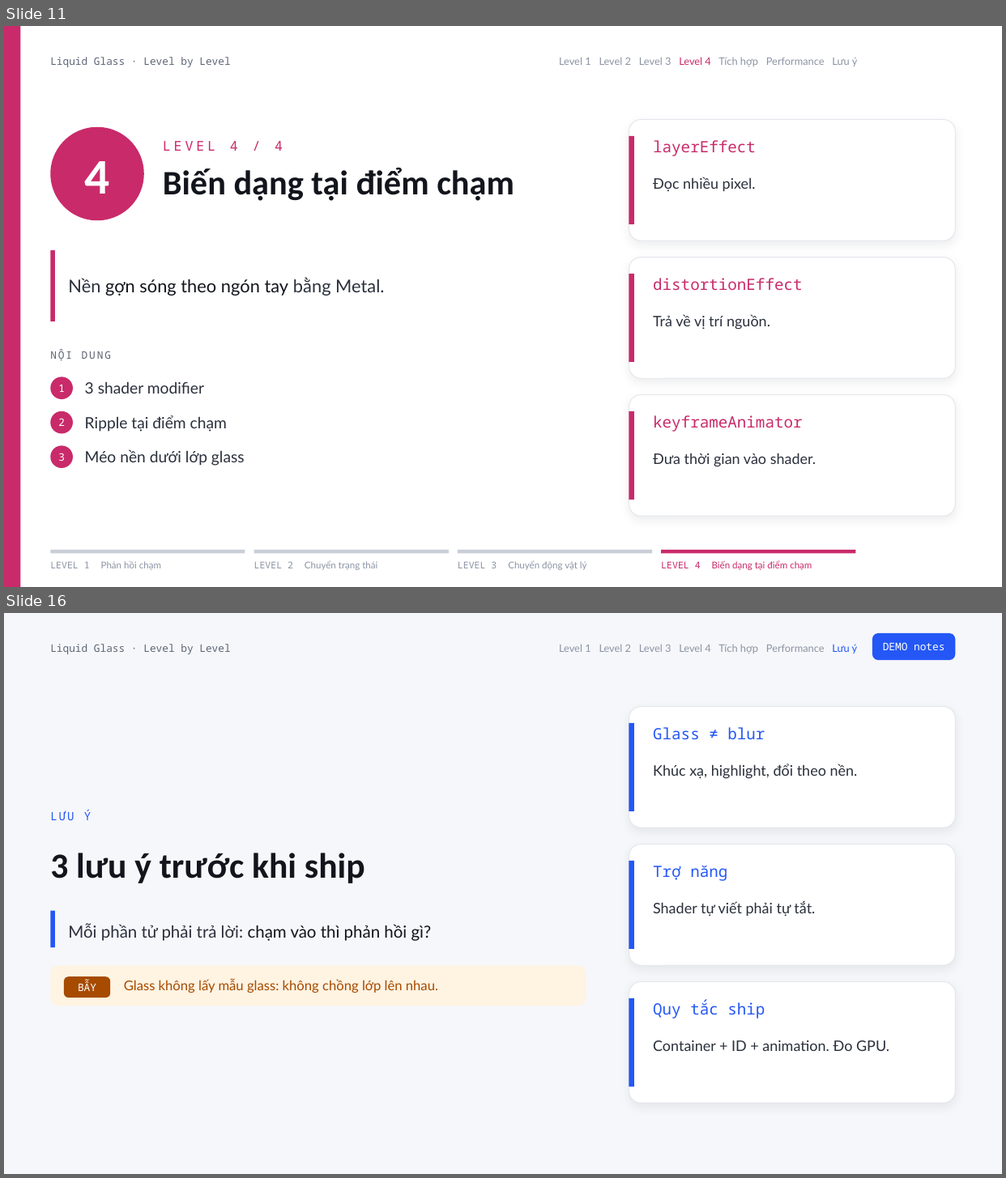
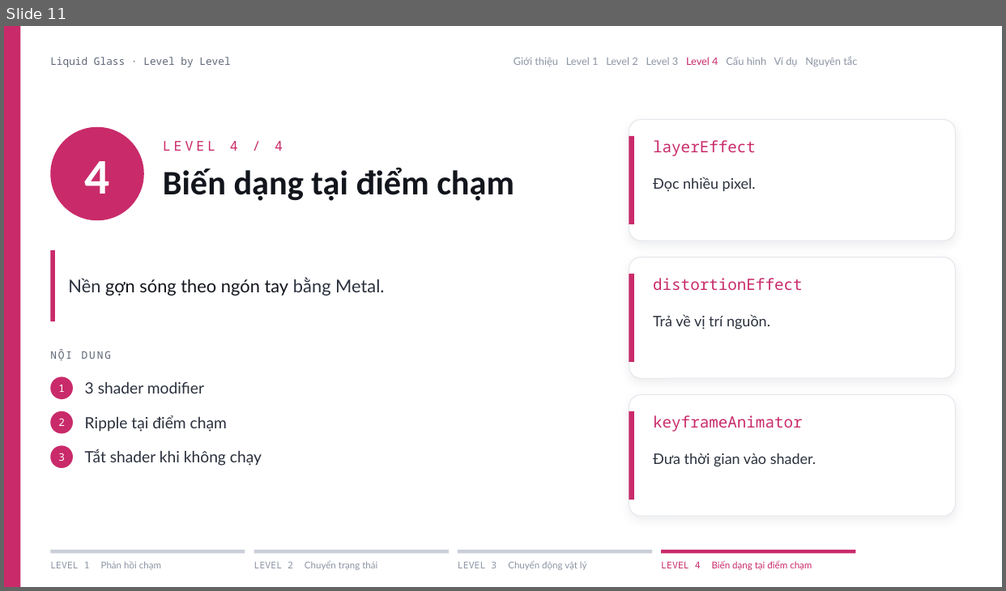
Before and after one commit to matech03/workshop-liquid-glass, a slide deck: slides/Trai-nghiem-Liquid-Glass.pptx. Shown one above the other, each under a label of ours: slides 11 and 16 before the commit, slide 11 after it; the slides between them are not shown. The pictures are 1006x1178 and 1006x591 pixels, drawn with LibreOffice and Linux fonts; fonts in the diff are those of the drawing. Boxes give left, top, right and bottom in pixels: in the first picture for what was removed or moved away, otherwise in the second. Text is boxed around its words. In the diff, an @@ line names an element or a change of style, - is before the commit and + after.

```diff
--- a/slides/Trai-nghiem-Liquid-Glass.pptx
+++ b/slides/Trai-nghiem-Liquid-Glass.pptx
@@ slide 16 removed at box(4, 613, 1002, 1174), background #F6F7FA @@
@@ rounded rectangle removed at box(872, 633, 956, 660) @@
@@ text removed at box(50, 644, 230, 654) @@
-Liquid Glass · Level by Level
@@ text removed at box(559, 644, 858, 653) @@
-Level 1 Level 2 Level 3 Level 4 Tích hợp Performance Lưu ý
@@ text removed at box(883, 642, 944, 650) @@
-DEMO notes
@@ rounded rectangle removed at box(629, 707, 956, 828) @@
@@ rectangle removed at box(629, 723, 634, 811) @@
@@ text removed at box(653, 727, 765, 739) @@
-Glass ≠ blur
@@ text removed at box(653, 764, 858, 779) @@
-Khúc xạ, highlight, đổi theo nền.
@@ text removed at box(50, 809, 91, 820) @@
-LƯU Ý
@@ text removed at box(50, 853, 365, 884) @@
-3 lưu ý trước khi ship
@@ rounded rectangle removed at box(629, 845, 956, 965) @@
@@ rectangle removed at box(629, 861, 634, 949) @@
@@ text removed at box(653, 865, 727, 881) @@
-Trợ năng
@@ text removed at box(653, 901, 815, 916) @@
-Shader tự viết phải tự tắt.
@@ rectangle removed at box(50, 911, 55, 948) @@
@@ text removed at box(68, 923, 432, 941) @@
-Mỗi phần tử phải trả lời: chạm vào thì phản hồi gì?
@@ rounded rectangle removed at box(50, 965, 586, 1006) @@
@@ rounded rectangle removed at box(64, 977, 110, 998) @@
@@ text removed at box(78, 982, 96, 991) @@
-BẪY
@@ text removed at box(124, 979, 438, 993) @@
-Glass không lấy mẫu glass: không chồng lớp lên nhau.
@@ rounded rectangle removed at box(629, 982, 956, 1103) @@
@@ rectangle removed at box(629, 999, 634, 1087) @@
@@ text removed at box(653, 1000, 765, 1019) @@
-Quy tắc ship
@@ text removed at box(653, 1041, 889, 1051) @@
-Container + ID + animation. Đo GPU.
@@ slide 11 changed as well @@
@@ text at box(513, 56, 857, 66): text changed @@
-Level 1 Level 2 Level 3 Level 4 Tích hợp Performance Lưu ý
+Giới thiệu Level 1 Level 2 Level 3 Level 4 Cấu hình Ví dụ Nguyên tắc
@@ text at box(85, 450, 262, 466): text changed @@
-Méo nền dưới lớp glass
+Tắt shader khi không chạy
```
Also in this commit, not shown: 11 other slides changed, 6 slides added, 4 other slides removed, 51 other files.
